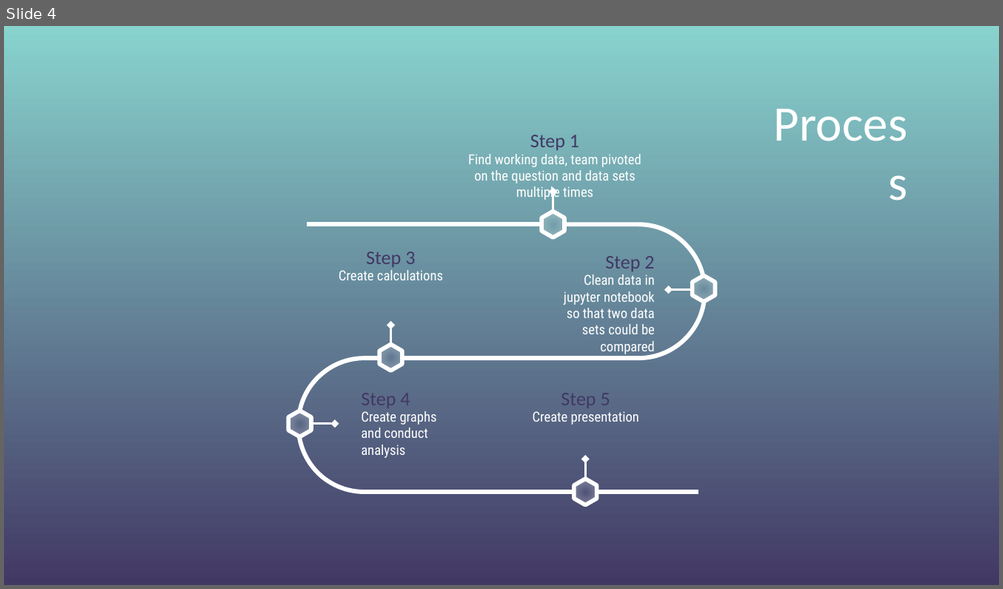
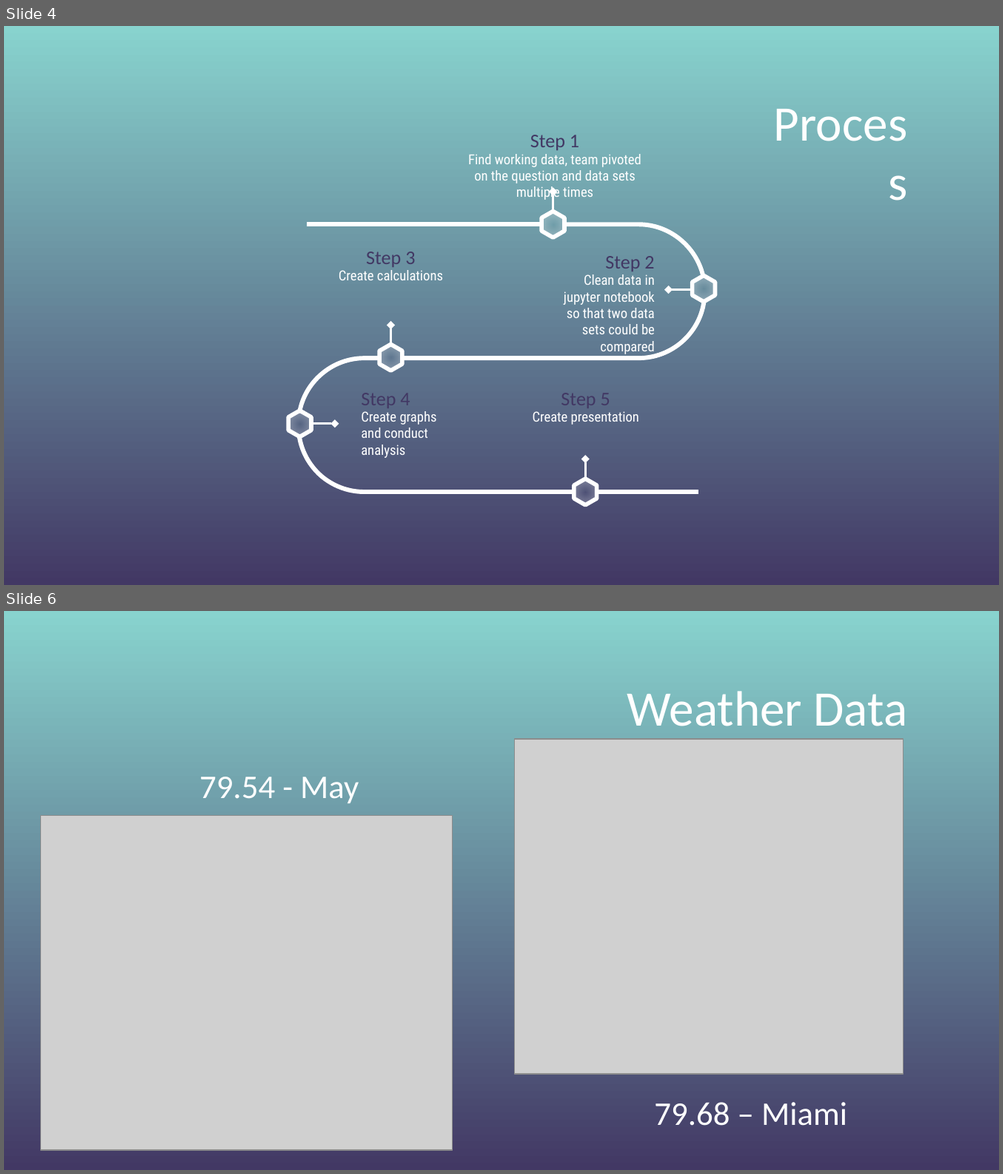
Before and after one commit to stephenkmin/Project-1, a slide deck: Project1_Presentation.pptx. Shown one above the other, each under a label of ours: slide 4 before the commit, slides 4 and 6 after it; the slides between them are not shown. The pictures are 1003x589 and 1003x1174 pixels, drawn with LibreOffice and Linux fonts; fonts in the diff are those of the drawing; grey boxes stand for pictures; background and template pictures are left out. Boxes give left, top, right and bottom in pixels: in the first picture for what was removed or moved away, otherwise in the second. Text is boxed around its words. In the diff, an @@ line names an element or a change of style, - is before the commit and + after.

```diff
--- a/Project1_Presentation.pptx
+++ b/Project1_Presentation.pptx
@@ slide 6 added at (4, 611, 999, 1170), background picture (left out) @@
@@ title added at (627, 691, 907, 726), 36 pt, text #FFFFFF @@
+Weather Data
@@ picture added at (514, 739, 903, 1074) @@
@@ title added at (199, 777, 358, 803), 24 pt, text #FFFFFF @@
+79.54 - May
@@ picture added at (41, 816, 452, 1151) @@
@@ text added at (654, 1102, 847, 1126), 24 pt, text #FFFFFF @@
+79.68 – Miami
```
Also in this commit, not shown: 1 slide changed, 2 other slides added, 5 slides removed, 10 other files.
